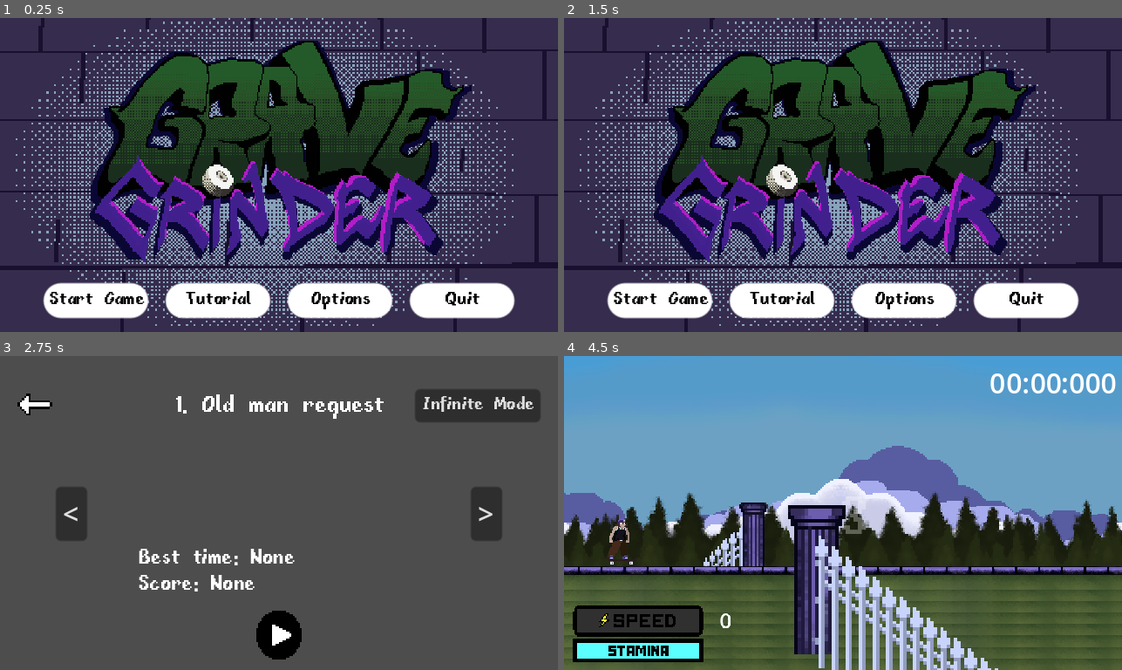
Above: before the commit, frames 1-4 (two rows, left to right).
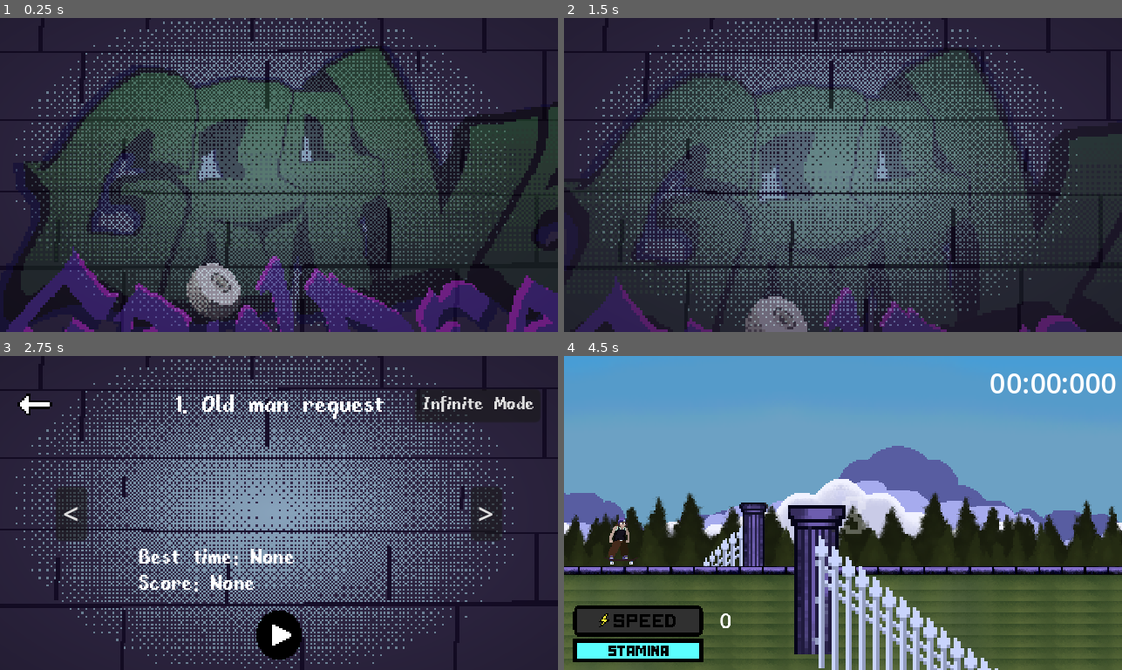
Above: after the commit, the same moments.

Repository: lucasjanta/GraveGrinder
Game: Godot game, scene res://Scenes/Menus/main_menu.tscn
The game is run twice, just before and just after one commit, with the same random seed, the same clock (stepped at 60 frames per second) and the same inputs.
Inputs (mouse positions are in pixels of both pictures, inside the frame that each line leads up to):
- Up to frame 1 (0.25 s): no input
- Up to frame 2 (1.5 s): click (904, 300) at 0.5 s, where only the run before the commit has a clickable "Options"; click "Return" at 1.25 s
- Up to frame 3 (2.75 s): click "Start Game" at 2 s
- Up to frame 4 (4.5 s): click (597, 406) at 2.75 s; click "Start Game" at 3.5 s; click (843, 635) at 4.25 s

The runs differ from the first frame. In frame 1, 70% of the frame differs, in the area x 0-100%, y 0-100%; in frame 2, 62%; in frame 3, 94%; in frame 4, nothing differs.

Commit message:
main menu animation, button focus and bg for other menus

Diff:
--- a/Scenes/Levels/test_room.tscn
+++ b/Scenes/Levels/test_room.tscn
@@ -1680,8 +1680,6 @@
 position = Vector2(266.667, 111)
 offset = Vector2(30, -30)
 zoom = Vector2(0.6, 0.6)
-limit_left = 0
-limit_top = -60
 script = ExtResource("6_sreyd")
 
 [node name="PhantomCameraHost" type="Node" parent="Camera2D"]
--- a/Scenes/Menus/level_selection.tscn
+++ b/Scenes/Menus/level_selection.tscn
@@ -1,14 +1,21 @@
-[gd_scene load_steps=11 format=3 uid="uid://ccm0d4g6qej04"]
+[gd_scene load_steps=14 format=3 uid="uid://ccm0d4g6qej04"]
 
 [ext_resource type="Script" path="res://Scenes/Menus/level_selection.gd" id="1_efbhk"]
 [ext_resource type="Texture2D" uid="uid://7fqxnonb12kf" path="res://UI/play_button/playnormal.png" id="1_pkjsh"]
+[ext_resource type="Texture2D" uid="uid://br6yjjqcc3wac" path="res://UI/menu_bg/muro.png" id="2_3y7sf"]
 [ext_resource type="FontFile" uid="uid://chm6fioitd66u" path="res://Fonts/fibberish.ttf" id="2_o2aef"]
 [ext_resource type="Texture2D" uid="uid://d4algp3t4dj0h" path="res://UI/play_button/playclick.png" id="2_pmsqy"]
+[ext_resource type="Shader" path="res://Scenes/Menus/main_menu_vignette.gdshader" id="3_5k444"]
 [ext_resource type="Texture2D" uid="uid://ddfpeopuuww4j" path="res://UI/play_button/playhover.png" id="3_asve4"]
 [ext_resource type="Texture2D" uid="uid://dfn7vilhcsxxp" path="res://UI/back_arrow/back_seta.png" id="4_1un5e"]
 [ext_resource type="Texture2D" uid="uid://q0ew6o1yk55t" path="res://UI/back_arrow/back_setaclick.png" id="5_sb12e"]
 [ext_resource type="Texture2D" uid="uid://bnq43bfq5vq6w" path="res://UI/play_button/playlocked.png" id="5_t3t6m"]
 [ext_resource type="Texture2D" uid="uid://ls0w7ms51gji" path="res://UI/back_arrow/back_setahover.png" id="6_b7tj0"]
+
+[sub_resource type="ShaderMaterial" id="ShaderMaterial_0vkot"]
+shader = ExtResource("3_5k444")
+shader_parameter/outerRadius = 2.0
+shader_parameter/MainAlpha = 0.5
 
 [sub_resource type="StyleBoxTexture" id="StyleBoxTexture_yx341"]
 
@@ -20,6 +27,26 @@
 grow_horizontal = 2
 grow_vertical = 2
 script = ExtResource("1_efbhk")
+
+[node name="Sprite2D" type="Sprite2D" parent="."]
+position = Vector2(0, -10)
+scale = Vector2(1.11111, 1.11111)
+texture = ExtResource("2_3y7sf")
+centered = false
+
+[node name="ColorRect" type="ColorRect" parent="."]
+material = SubResource("ShaderMaterial_0vkot")
+layout_mode = 1
+anchors_preset = 15
+anchor_right = 1.0
+anchor_bottom = 1.0
+offset_left = -10.0
+offset_top = -9.0
+offset_right = 10.0
+offset_bottom = 9.0
+grow_horizontal = 2
+grow_vertical = 2
+color = Color(1, 1, 1, 0.501961)
 
 [node name="previous" type="Button" parent="."]
 layout_mode = 1
--- a/Scenes/Menus/main_menu.gd
+++ b/Scenes/Menus/main_menu.gd
@@ -1,11 +1,11 @@
 extends Control
 
-@onready var label = $Label
+@onready var startbutton = $VBoxContainer/Start
 
 func _ready():
 	if !AudioManager.main_menu.playing:
 		AudioManager.main_menu.play()
-
+	startbutton.grab_focus()
 func _process(delta):
 	pass
 	#if get_viewport().get_mouse_position().x > 160:
--- a/Scenes/Menus/main_menu.tscn
+++ b/Scenes/Menus/main_menu.tscn
@@ -1,9 +1,150 @@
-[gd_scene load_steps=16 format=3 uid="uid://bcif2oega6tu8"]
+[gd_scene load_steps=25 format=3 uid="uid://bcif2oega6tu8"]
 
 [ext_resource type="Script" path="res://Scenes/Menus/main_menu.gd" id="1_ytn0b"]
 [ext_resource type="Texture2D" uid="uid://d2gj01dounnvp" path="res://UI/menu_bg/gravegrinder.png" id="2_gtkg8"]
 [ext_resource type="FontFile" uid="uid://chm6fioitd66u" path="res://Fonts/fibberish.ttf" id="2_mef47"]
 [ext_resource type="Texture2D" uid="uid://br6yjjqcc3wac" path="res://UI/menu_bg/muro.png" id="3_t2cxf"]
+[ext_resource type="Texture2D" uid="uid://bwprpysbg6lpo" path="res://UI/icons/setamenu.png" id="5_8wups"]
+[ext_resource type="Shader" path="res://Scenes/Menus/main_menu_vignette.gdshader" id="6_1u6of"]
+
+[sub_resource type="ShaderMaterial" id="ShaderMaterial_0qvaq"]
+shader = ExtResource("6_1u6of")
+shader_parameter/outerRadius = 2.0
+shader_parameter/MainAlpha = 0.5
+
+[sub_resource type="Animation" id="Animation_em4xx"]
+resource_name = "title"
+length = 1.4
+step = 0.15
+tracks/0/type = "value"
+tracks/0/imported = false
+tracks/0/enabled = true
+tracks/0/path = NodePath("AnimatedSprite2D:position")
+tracks/0/interp = 1
+tracks/0/loop_wrap = true
+tracks/0/keys = {
+"times": PackedFloat32Array(0, 0.5),
+"transitions": PackedFloat32Array(1, 1),
+"update": 0,
+"values": [Vector2(-80, 9), Vector2(45, 9)]
+}
+tracks/1/type = "value"
+tracks/1/imported = false
+tracks/1/enabled = true
+tracks/1/path = NodePath("AnimatedSprite2D:scale")
+tracks/1/interp = 1
+tracks/1/loop_wrap = true
+tracks/1/keys = {
+"times": PackedFloat32Array(0, 0.5),
+"transitions": PackedFloat32Array(1, 16.4539),
+"update": 0,
+"values": [Vector2(2, 2), Vector2(0.8, 0.8)]
+}
+tracks/2/type = "value"
+tracks/2/imported = false
+tracks/2/enabled = true
+tracks/2/path = NodePath("AnimatedSprite2D:modulate")
+tracks/2/interp = 1
+tracks/2/loop_wrap = true
+tracks/2/keys = {
+"times": PackedFloat32Array(0, 0.5),
+"transitions": PackedFloat32Array(1, 1),
+"update": 0,
+"values": [Color(1, 1, 1, 0), Color(1, 1, 1, 1)]
+}
+tracks/3/type = "value"
+tracks/3/imported = false
+tracks/3/enabled = true
+tracks/3/path = NodePath("VBoxContainer:modulate")
+tracks/3/interp = 1
+tracks/3/loop_wrap = true
+tracks/3/keys = {
+"times": PackedFloat32Array(0, 0.5, 0.8),
+"transitions": PackedFloat32Array(1, 1, 1),
+"update": 0,
+"values": [Color(1, 1, 1, 0), Color(1, 1, 1, 0), Color(1, 1, 1, 1)]
+}
+tracks/4/type = "value"
+tracks/4/imported = false
+tracks/4/enabled = true
+tracks/4/path = NodePath("AnimatedSprite2D:frame")
+tracks/4/interp = 1
+tracks/4/loop_wrap = true
+tracks/4/keys = {
+"times": PackedFloat32Array(0.714286, 0.857143, 1, 1.14286, 1.28571),
+"transitions": PackedFloat32Array(1, 1, 1, 1, 1),
+"update": 1,
+"values": [0, 1, 2, 3, 4]
+}
+
+[sub_resource type="Animation" id="Animation_xay78"]
+length = 0.001
+tracks/0/type = "value"
+tracks/0/imported = false
+tracks/0/enabled = true
+tracks/0/path = NodePath("AnimatedSprite2D:position")
+tracks/0/interp = 1
+tracks/0/loop_wrap = true
+tracks/0/keys = {
+"times": PackedFloat32Array(0),
+"transitions": PackedFloat32Array(1),
+"update": 0,
+"values": [Vector2(45, 9)]
+}
+tracks/1/type = "value"
+tracks/1/imported = false
+tracks/1/enabled = true
+tracks/1/path = NodePath("AnimatedSprite2D:scale")
+tracks/1/interp = 1
+tracks/1/loop_wrap = true
+tracks/1/keys = {
+"times": PackedFloat32Array(0),
+"transitions": PackedFloat32Array(1),
+"update": 0,
+"values": [Vector2(0.8, 0.8)]
+}
+tracks/2/type = "value"
+tracks/2/imported = false
+tracks/2/enabled = true
+tracks/2/path = NodePath("AnimatedSprite2D:modulate")
+tracks/2/interp = 1
+tracks/2/loop_wrap = true
+tracks/2/keys = {
+"times": PackedFloat32Array(0),
+"transitions": PackedFloat32Array(1),
+"update": 0,
+"values": [Color(1, 1, 1, 1)]
+}
+tracks/3/type = "value"
+tracks/3/imported = false
+tracks/3/enabled = true
+tracks/3/path = NodePath("VBoxContainer:modulate")
+tracks/3/interp = 1
+tracks/3/loop_wrap = true
+tracks/3/keys = {
+"times": PackedFloat32Array(0),
+"transitions": PackedFloat32Array(1),
+"update": 0,
+"values": [Color(1, 1, 1, 1)]
+}
+tracks/4/type = "value"
+tracks/4/imported = false
+tracks/4/enabled = true
+tracks/4/path = NodePath("AnimatedSprite2D:frame")
+tracks/4/interp = 1
+tracks/4/loop_wrap = true
+tracks/4/keys = {
+"times": PackedFloat32Array(0),
+"transitions": PackedFloat32Array(1),
+"update": 1,
+"values": [0]
+}
+
+[sub_resource type="AnimationLibrary" id="AnimationLibrary_eu21o"]
+_data = {
+"RESET": SubResource("Animation_xay78"),
+"title": SubResource("Animation_em4xx")
+}
 
 [sub_resource type="StyleBoxTexture" id="StyleBoxTexture_rkl45"]
 
@@ -45,12 +186,14 @@
 "duration": 1.0,
 "texture": SubResource("AtlasTexture_wi707")
 }],
-"loop": true,
+"loop": false,
 "name": &"default",
 "speed": 10.0
 }]
 
-[sub_resource type="StyleBoxEmpty" id="StyleBoxEmpty_7ax3f"]
+[sub_resource type="StyleBoxTexture" id="StyleBoxTexture_osrfd"]
+texture = ExtResource("5_8wups")
+expand_margin_left = 18.0
 
 [sub_resource type="StyleBoxFlat" id="StyleBoxFlat_5ocn4"]
 bg_color = Color(0.628935, 0.75411, 0.729109, 1)
@@ -66,12 +209,19 @@
 corner_radius_bottom_right = 10
 corner_radius_bottom_left = 10
 
-[sub_resource type="StyleBoxFlat" id="StyleBoxFlat_aankl"]
-bg_color = Color(1, 1, 1, 1)
-corner_radius_top_left = 10
-corner_radius_top_right = 10
-corner_radius_bottom_right = 10
-corner_radius_bottom_left = 10
+[sub_resource type="StyleBoxEmpty" id="StyleBoxEmpty_ign5m"]
+
+[sub_resource type="StyleBoxTexture" id="StyleBoxTexture_yposo"]
+texture = ExtResource("5_8wups")
+expand_margin_left = 12.0
+
+[sub_resource type="StyleBoxTexture" id="StyleBoxTexture_3a23k"]
+texture = ExtResource("5_8wups")
+expand_margin_left = 12.0
+
+[sub_resource type="StyleBoxTexture" id="StyleBoxTexture_c6v84"]
+texture = ExtResource("5_8wups")
+expand_margin_left = 12.0
 
 [node name="Main Menu" type="Control"]
 layout_mode = 3
@@ -89,7 +239,25 @@
 texture = ExtResource("3_t2cxf")
 centered = false
 
+[node name="ColorRect" type="ColorRect" parent="."]
+material = SubResource("ShaderMaterial_0qvaq")
+layout_mode = 1
+anchors_preset = 15
+anchor_right = 1.0
+anchor_bottom = 1.0
+offset_left = -10.0
+offset_top = -9.0
+offset_right = 10.0
+offset_bottom = 9.0
+grow_horizontal = 2
+grow_vertical = 2
+color = Color(1, 1, 1, 0.501961)
+
 [node name="AnimationPlayer" type="AnimationPlayer" parent="."]
+libraries = {
+"": SubResource("AnimationLibrary_eu21o")
+}
+autoplay = "title"
 
 [node name="Panel" type="Panel" parent="."]
 layout_mode = 1
@@ -128,68 +296,77 @@
 anchor_top = 1.0
 anchor_right = 0.5
 anchor_bottom = 1.0
-offset_left = -135.0
-offset_top = -28.0
-offset_right = 135.0
-offset_bottom = -8.0
+offset_left = -112.0
+offset_top = -33.0
+offset_right = 112.0
+offset_bottom = -13.0
 grow_horizontal = 2
 grow_vertical = 0
-theme_override_constants/separation = 10
+theme_override_constants/separation = 20
+alignment = 1
 
 [node name="Start" type="Button" parent="VBoxContainer"]
-custom_minimum_size = Vector2(60, 0)
+custom_minimum_size = Vector2(50, 20)
 layout_mode = 2
 size_flags_vertical = 3
-theme_override_colors/font_focus_color = Color(0, 0.54902, 0, 1)
-theme_override_colors/font_color = Color(0, 0, 0, 1)
+focus_next = NodePath("../Tutorial")
+focus_previous = NodePath("../Quit")
+mouse_default_cursor_shape = 2
+theme_override_colors/font_color = Color(1, 1, 1, 1)
 theme_override_fonts/font = ExtResource("2_mef47")
 theme_override_font_sizes/font_size = 12
-theme_override_styles/focus = SubResource("StyleBoxEmpty_7ax3f")
+theme_override_styles/focus = SubResource("StyleBoxTexture_osrfd")
 theme_override_styles/hover = SubResource("StyleBoxFlat_5ocn4")
 theme_override_styles/pressed = SubResource("StyleBoxFlat_5k7vv")
-theme_override_styles/normal = SubResource("StyleBoxFlat_aankl")
+theme_override_styles/normal = SubResource("StyleBoxEmpty_ign5m")
 text = "Start Game"
 
 [node name="Tutorial" type="Button" parent="VBoxContainer"]
-custom_minimum_size = Vector2(60, 0)
+custom_minimum_size = Vector2(40, 20)
 layout_mode = 2
 size_flags_vertical = 3
-theme_override_colors/font_focus_color = Color(0, 0.54902, 0, 1)
-theme_override_colors/font_color = Color(0, 0, 0, 1)
+focus_next = NodePath("../Options")
+focus_previous = NodePath("../Start")
+mouse_default_cursor_shape = 2
+theme_override_colors/font_color = Color(1, 1, 1, 1)
 theme_override_fonts/font = ExtResource("2_mef47")
 theme_override_font_sizes/font_size = 12
-theme_override_styles/focus = SubResource("StyleBoxEmpty_7ax3f")
+theme_override_styles/focus = SubResource("StyleBoxTexture_yposo")
 theme_override_styles/hover = SubResource("StyleBoxFlat_5ocn4")
 theme_override_styles/pressed = SubResource("StyleBoxFlat_5k7vv")
-theme_override_styles/normal = SubResource("StyleBoxFlat_aankl")
+theme_override_styles/normal = SubResource("StyleBoxEmpty_ign5m")
 text = "Tutorial"
 
 [node name="Options" type="Button" parent="VBoxContainer"]
-custom_minimum_size = Vector2(60, 0)
+custom_minimum_size = Vector2(40, 20)
 layout_mode = 2
 size_flags_vertical = 3
-theme_override_colors/font_focus_color = Color(0, 0.54902, 0, 1)
-theme_override_colors/font_color = Color(0, 0, 0, 1)
+focus_next = NodePath("../Quit")
+focus_previous = NodePath("../Tutorial")
+mouse_default_cursor_shape = 2
+theme_override_colors/font_color = Color(1, 1, 1, 1)
 theme_override_fonts/font = ExtResource("2_mef47")
 theme_override_font_sizes/font_size = 12
-theme_override_styles/focus = SubResource("StyleBoxEmpty_7ax3f")
+theme_override_styles/focus = SubResource("StyleBoxTexture_3a23k")
 theme_override_styles/hover = SubResource("StyleBoxFlat_5ocn4")
 theme_override_styles/pressed = SubResource("StyleBoxFlat_5k7vv")
-theme_override_styles/normal = SubResource("StyleBoxFlat_aankl")
+theme_override_styles/normal = SubResource("StyleBoxEmpty_ign5m")
 text = "Options"
 
 [node name="Quit" type="Button" parent="VBoxContainer"]
-custom_minimum_size = Vector2(60, 0)
+custom_minimum_size = Vector2(30, 20)
 layout_mode = 2
 size_flags_vertical = 3
-theme_override_colors/font_focus_color = Color(0, 0.54902, 0, 1)
-theme_override_colors/font_color = Color(0, 0, 0, 1)
+focus_next = NodePath("../Start")
+focus_previous = NodePath("../Options")
+mouse_default_cursor_shape = 2
+theme_override_colors/font_color = Color(1, 1, 1, 1)
 theme_override_fonts/font = ExtResource("2_mef47")
 theme_override_font_sizes/font_size = 12
-theme_override_styles/focus = SubResource("StyleBoxEmpty_7ax3f")
+theme_override_styles/focus = SubResource("StyleBoxTexture_c6v84")
 theme_override_styles/hover = SubResource("StyleBoxFlat_5ocn4")
 theme_override_styles/pressed = SubResource("StyleBoxFlat_5k7vv")
-theme_override_styles/normal = SubResource("StyleBoxFlat_aankl")
+theme_override_styles/normal = SubResource("StyleBoxEmpty_ign5m")
 text = "Quit"
 
 [connection signal="mouse_entered" from="VBoxContainer/Start" to="." method="_on_start_mouse_entered"]
--- /dev/null
+++ b/Scenes/Menus/main_menu_vignette.gdshader
@@ -0,0 +1,11 @@
+shader_type canvas_item;
+
+uniform float outerRadius : hint_range(0.0, 5.0) = 1.0;
+uniform float MainAlpha : hint_range(0.0, 1.0) = 1.0;
+
+void fragment() {
+	float x = abs(UV.x-.5)*2.0;
+	float y = abs(UV.y-.5)*2.0;
+	float v = (sqrt((x*x)+(y*y))/outerRadius);
+	COLOR = vec4(0,0,0,v*MainAlpha);
+}
--- a/Scenes/Menus/settings.tscn
+++ b/Scenes/Menus/settings.tscn
@@ -1,8 +1,15 @@
-[gd_scene load_steps=5 format=3 uid="uid://brp76xq3dewbq"]
+[gd_scene load_steps=8 format=3 uid="uid://brp76xq3dewbq"]
 
 [ext_resource type="FontFile" uid="uid://chm6fioitd66u" path="res://Fonts/fibberish.ttf" id="1_chqnp"]
 [ext_resource type="Script" path="res://Scenes/Menus/settings.gd" id="1_tbvlh"]
+[ext_resource type="Texture2D" uid="uid://br6yjjqcc3wac" path="res://UI/menu_bg/muro.png" id="2_8iu73"]
+[ext_resource type="Shader" path="res://Scenes/Menus/main_menu_vignette.gdshader" id="3_b41p8"]
 [ext_resource type="PackedScene" uid="uid://b28mq268uedi5" path="res://UI/input_settings/input_settings.tscn" id="3_gmfib"]
+
+[sub_resource type="ShaderMaterial" id="ShaderMaterial_2i6m0"]
+shader = ExtResource("3_b41p8")
+shader_parameter/outerRadius = 2.0
+shader_parameter/MainAlpha = 0.5
 
 [sub_resource type="ButtonGroup" id="ButtonGroup_0ye3n"]
 
@@ -14,6 +21,26 @@
 grow_horizontal = 2
 grow_vertical = 2
 script = ExtResource("1_tbvlh")
+
+[node name="Sprite2D" type="Sprite2D" parent="."]
+position = Vector2(0, -10)
+scale = Vector2(1.11111, 1.11111)
+texture = ExtResource("2_8iu73")
+centered = false
+
+[node name="ColorRect" type="ColorRect" parent="."]
+material = SubResource("ShaderMaterial_2i6m0")
+layout_mode = 1
+anchors_preset = 15
+anchor_right = 1.0
+anchor_bottom = 1.0
+offset_left = -10.0
+offset_top = -9.0
+offset_right = 10.0
+offset_bottom = 9.0
+grow_horizontal = 2
+grow_vertical = 2
+color = Color(1, 1, 1, 0.501961)
 
 [node name="VBoxContainer" type="VBoxContainer" parent="."]
 layout_mode = 1
Binary file added: UI/icons/setamenu.png
Not shown, added: UI/icons/setamenu.png.import
